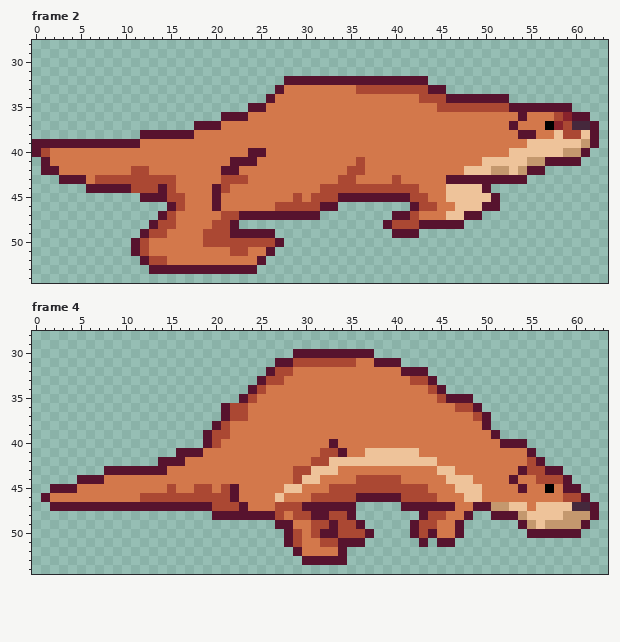
One commit to this pixel-art file: assets/player/otterRUN.aseprite. The first picture shows the starting point.
64x64 pixels, 6 frames. Shown: frame 2: x 0..63, y 28..54; frame 4: x 0..63, y 28..54. The old version is drawn lined up with the new one. The commit also changed other frames, which this record leaves out.
Once edited:
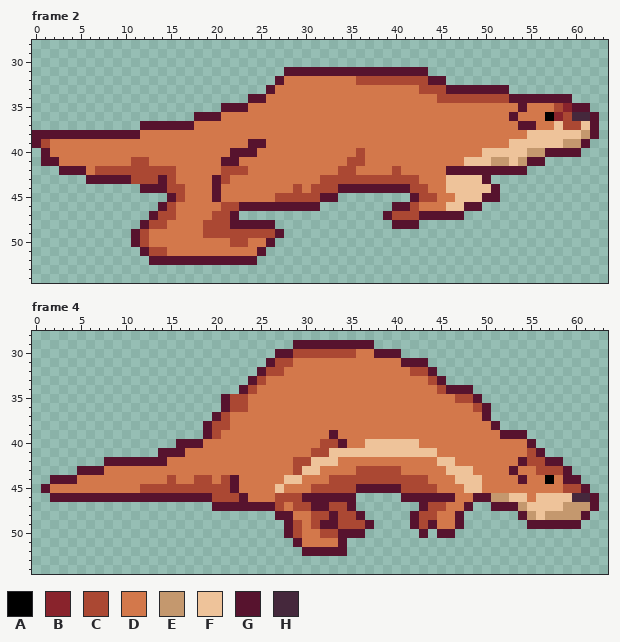
Palette (. is transparent): A #000000  B #89232c  C #ab4833  D #d3784b  E #c4986e  F #eec39a  G #57132e  H #45283c
Changes in this commit:
whole drawing moved by +0,-10 (the old picture is shown already moved)
Frame 2:
y 31: x 28..43 ................ -> GGGGGGGGGGGGGGGG
y 32: x 27..45 .GGGGGGGGGGGGGGGG.. -> GDDDDDDDDCCCCCCCCGG
y 33: x 26..27 .G -> GD; x 36..42 CCCCCCC -> DDDDDDD; x 44..52 GG....... -> CCGGGGGGG
y 34: x 24..26 ..G -> GGD; x 43..44 CC -> DD; x 46..59 GGGGGGG....... -> CCCCCCCGGGGGGG
y 35: x 21..25 ...GG -> GGGDD; x 45..53 CCCCCCCCG -> DDDDDDDDD; x 55..61 GGGGG.. -> DDDCBGG
y 36: x 18..23 ...GGG -> GGGDDD; x 53..54 DG -> GD; x 57..62 DCBGG. -> ABCHHG
y 37: x 12..20 ......GGG -> GGGGGGDDD; x 53..55 GDD -> DGG; x 57..58 AB -> DF; x 60..61 HH -> CF
y 38: x 0..17 ............GGGGGG -> GGGGGGGGGGGGDDDDDD; x 54..57 GGDD -> DFFF; x 59..61 CCF -> FFE
y 39: x 1..11 GGGGGGGGGGG -> CDDDDDDDDDD; x 24..25 DD -> GG; x 53..54 DD -> FF; x 59..62 FFEG -> EEG.
y 40: x 0..1 GC -> .G; x 22..23 DD -> GG; x 25 G -> D; x 36 D -> C; x 50..52 DDD -> FFF; x 55..61 FFFFEEG -> EEGGGG.
y 41: x 2 D -> G; x 11..12 DD -> CC; x 21 D -> G; x 23..24 GG -> DD; x 35 D -> C; x 48..49 DD -> FF; x 51..52 FF -> EE; x 54..60 FEEGGGG -> EGG....
y 42: x 1..5 GGDDD -> ..GGG; x 7..10 DDDD -> CCCC; x 13..15 DDD -> CCC; x 21..23 GGD -> CCC; x 34 D -> C; x 36 C -> D; x 40 D -> C; x 46..56 DDFFFEEFEGG -> GGGGGGGGG..
y 43: x 3..10 GGGDCCCC -> ...GGGGG; x 14 C -> G; x 20 D -> G; x 22..23 CC -> DD; x 32..33 DD -> CC; x 36..39 DDDD -> CCCC; x 41..42 DD -> CC; x 46..49 GGGG -> FFFF; x 51..54 GGGG -> ....
y 44: x 6..13 GGGGGCCC -> ......GG; x 16 D -> C; x 21 C -> D; x 29 D -> C; x 31 D -> C; x 34..41 CCCCCCCC -> GGGGGGGG; x 43 D -> C; x 50..51 G. -> FG
y 45: x 12..15 GGGC -> ...G; x 27..28 DD -> CC; x 30 D -> C; x 32..42 CCGGGGGGGGC -> GG........G; x 44 D -> C; x 46 F -> D; x 50 F -> G
y 46: x 14..16 .GC -> GCD; x 20..33 GDDDDDDCCCCCGG -> DCCGGGGGGGGG..; x 40..44 ..GCC -> GGCDD; x 46 D -> F; x 48..51 FFGG -> GG..
y 47: x 13..14 .G -> GC; x 20 D -> C; x 22..31 CGGGGGGGGG -> G.........; x 39..41 .GG -> GCC; x 43..49 DDDFFGG -> GGGGG..
y 48: x 12..13 .G -> GC; x 15 C -> D; x 19 D -> C; x 23..26 .... -> GGGG; x 39..47 GCCCGGGGG -> .GGG.....
y 49: x 11..14 .GCC -> GCDD; x 22..27 GGGGG. -> CCCCCG; x 40..42 GGG -> ...
y 50: x 19..21 CCC -> DDD; x 24..27 CCCG -> DDG.
y 51: x 11..14 GCDD -> .GCC; x 22..23 CC -> DD; x 25..26 DG -> G.
y 52: x 12..25 GCCDDDDDDDDDDG -> .GGGGGGGGGGGG.
y 53: x 13..24 GGGGGGGGGGGG -> ............
Frame 4:
y 29: x 29..37 ......... -> GGGGGGGGG
y 30: x 27..40 ..GGGGGGGGG... -> GGCCCCCCCDDGGG
y 31: x 26..35 .GGCCCCCCC -> GCCDDDDDDD; x 38..43 GGG... -> DDDGGG
y 32: x 25..26 .G -> GC; x 28 C -> D; x 41..44 GGG. -> DCCG
y 33: x 24..27 .GCC -> GCDD; x 42..45 CCG. -> DDCG
y 34: x 23..25 .GC -> GCD; x 44..48 CG... -> DCGGG
y 35: x 21..24 ..GC -> GCCD; x 45..49 CGGG. -> DDCCG
y 36: x 47..50 CCG. -> DDCG
y 37: x 20..23 .GCC -> GCDD; x 49 C -> D
y 38: x 19..20 .G -> GC; x 50..51 G. -> DG
y 39: x 21 C -> D; x 33 D -> G; x 51..54 G... -> DGGG
y 40: x 16..20 ...GC -> GGGDD; x 32..34 DGD -> CCG; x 37..42 DDDDDD -> FFFFFF; x 52..55 GGG. -> DDDG
y 41: x 14..15 .. -> GG; x 17..18 GG -> DD; x 31 D -> C; x 33..36 CGDD -> FFFF; x 43..44 DD -> FF; x 55..56 G. -> CG
y 42: x 8..13 ...... -> GGGGGG; x 15..16 GG -> DD; x 29..32 DDCC -> CCFF; x 34..46 FFFFFFFFFFFDD -> DDDDDDDDDDDFF; x 54 D -> G; x 56..58 G.. -> CGG
y 43: x 5..14 ...GGGGGGG -> GGGDDDDDDD; x 30 C -> F; x 32..33 FF -> DD; x 36..40 DDDDD -> CCCCC; x 45 F -> D; x 47..48 DD -> FF; x 53..55 DGC -> GDD; x 57..59 GG. -> CCG
y 44: x 2..7 ...GGG -> GGGDDD; x 15 D -> C; x 18..19 DD -> CC; x 21..22 DD -> CG; x 28..31 DCFF -> FFDD; x 33..35 DDD -> CCC; x 41..43 DDD -> CCC; x 46 F -> D; x 49 D -> F; x 53..54 GD -> DG; x 56..58 CCC -> DAD; x 60 . -> G
y 45: x 1..4 .GGG -> GDDD; x 12..14 DDD -> CCC; x 16..17 DD -> CC; x 20 D -> C; x 27..29 DFF -> FDD; x 31..32 DD -> CC; x 36..40 CCCCC -> GGGGG; x 44 D -> C; x 47 F -> D; x 54 G -> D; x 57 A -> D; x 59..61 GG. -> CCG
y 46: x 1..19 GDDDDDDDDDDCCCCCCCC -> .GGGGGGGGGGGGGGGGGG; x 22..23 GD -> CG; x 27..46 FDDDCCCCCGGGGGCCCCDD -> CCCGGGGGG.....GGGGGG; x 48..54 FFDDDDD -> DGGEEFF; x 56..62 DDDCCG. -> FFFFHHG
y 47: x 2..22 GGGGGGGGGGGGGGGGGGCCC -> ..................GGG; x 24..26 DDD -> GGG; x 28 C -> D; x 30 G -> C; x 33..34 GG -> CC; x 41..42 GG -> ..; x 44..46 GGG -> CCD; x 48..55 DGGEEFFD -> G..GGGEF; x 59..61 FHH -> EEE
y 48: x 20..33 GGGGGGGCDCCGGC -> .......GGDDCCG; x 35..36 G. -> CG; x 42..43 .G -> GC; x 45 C -> D; x 47..48 DG -> G.; x 51..55 GGGEF -> ...GE; x 57..58 FF -> EE; x 61..62 EG -> G.
y 49: x 27 G -> .; x 29 D -> C; x 32 C -> G; x 36..37 G. -> CG; x 44 C -> G; x 54..61 GEFEEEEG -> .GGGGGG.
y 50: x 31..37 CGGCCCG -> DCCGGG.; x 42..47 GCGDDG -> .G.GG.; x 55..60 GGGGGG -> ......
y 51: x 28..29 GC -> .G; x 32..33 CC -> DD; x 35..36 GG -> ..; x 43 G -> .; x 45..46 GG -> ..
y 52: x 29..33 GDDDD -> .GGGG
y 53: x 30..34 GGGGG -> .....
Boxes around the changes in both pictures, in picture pixels (x1, y1, x2, y2):
changed: (32, 67, 599, 274)
changed: (41, 340, 599, 565)
